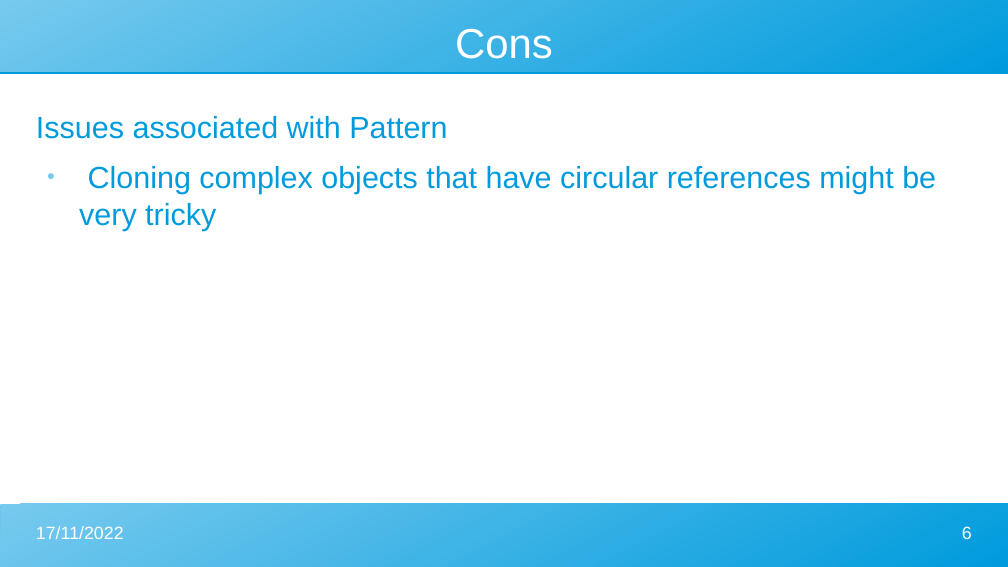
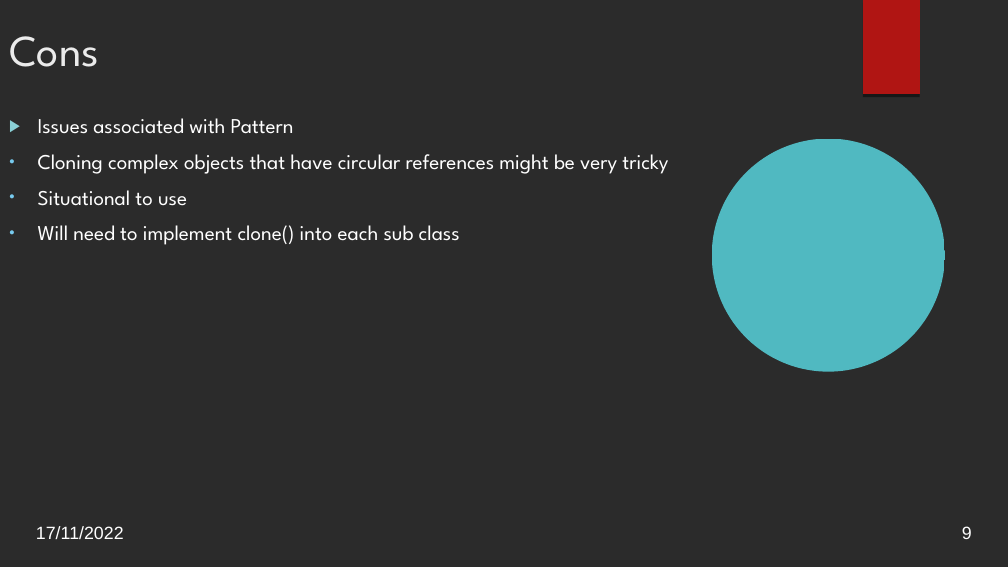
Before and after one commit to Leo-Chen-CM/Prototype-Design-Pattern, a slide deck: slide 9 of Prototype slide.odp (slide 6 before the commit). Drawn at 1008x567 pixels with LibreOffice and Linux fonts; fonts in the diff are those of the drawing; background and template pictures are left out; a plain dark background stands for a picture behind light text. Boxes give left, top, right and bottom in pixels: in the first picture for what was removed or moved away, otherwise in the second. Text is boxed around its words. In the diff, an @@ line names an element or a change of style, - is before the commit and + after.

```diff
--- a/Prototype slide.odp
+++ b/Prototype slide.odp
@@ background #FFFFFF to picture (left out) @@
@@ title "Cons": place and size @@
-title "Cons" at [455,28,553,59]
+title "Cons" at [9,36,99,67]
@@ title "Cons" at [9,36,99,67]: size 33 to 34.8 pt, font Arial to League Spartan, text colour #FFFFFF to #EBEBEB; alignment centre to left; vertical alignment middle to top @@
@@ freeform shape removed at [0,0,1008,72] @@
@@ freeform shape added at [863,0,920,94], fill #B01513 @@
@@ text at [38,118,668,174]: size 24 to 16.6 pt, font Arial to League Spartan, text colour #009BDD to #FFFFFF in "Issues associated with Pattern", "Cloning complex objects that have circular references ..."; bullet none to ▶; less space between paragraphs; indent changed @@
@@ freeform shape added at [712,139,945,372], fill #50B9C1 @@
@@ text at [38,190,460,245]: paragraphs added @@
+● Situational to use
+● Will need to implement clone() into each sub class
@@ freeform shape removed at [0,504,1008,567] @@
@@ page number at [962,526,972,539]: text changed @@
-6
+9
```
Also in this commit, not shown: 6 other slides changed, 3 slides added, 1 slide removed, 12 other files.
